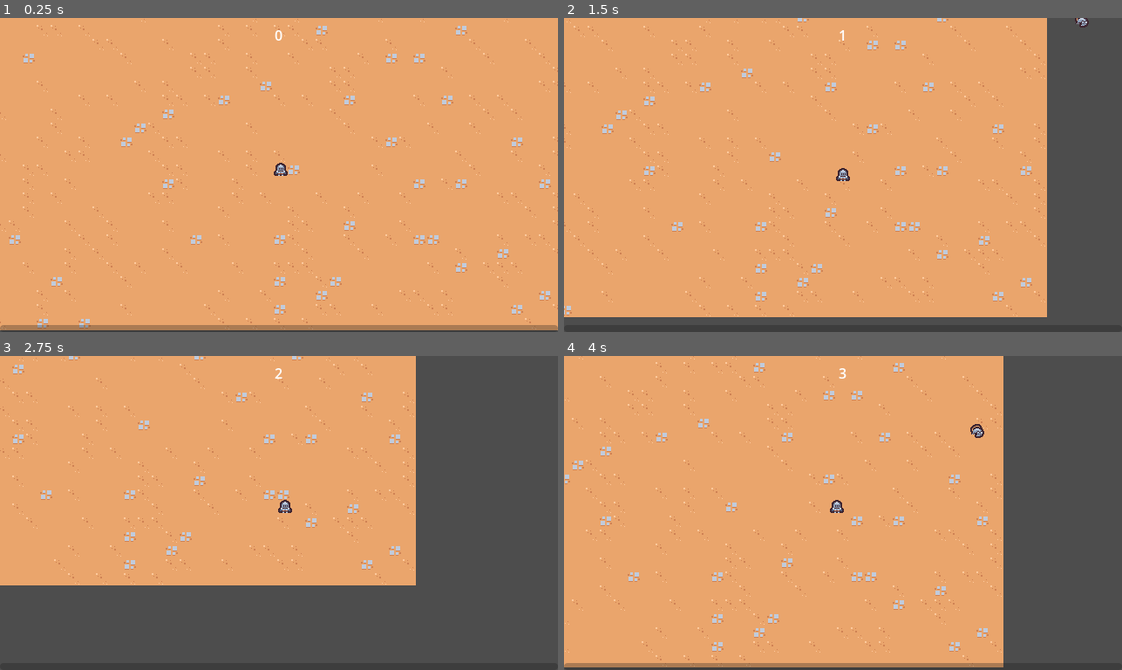
Above: before the commit, frames 1-4 (two rows, left to right).
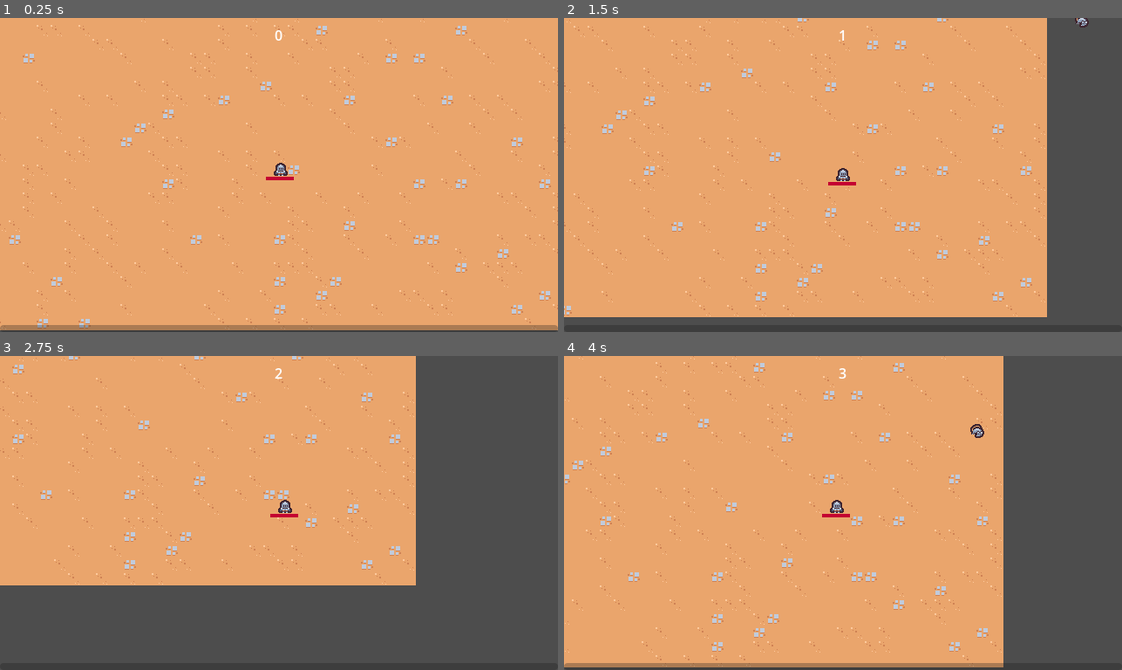
Above: after the commit, the same moments.

Repository: SugarF0x/2D-survivor-course
Game: Godot game, scene res://scenes/main/main.tscn
The game is run twice, just before and just after one commit, with the same random seed, the same clock (stepped at 60 frames per second) and the same inputs.
Inputs (mouse positions are in pixels of both pictures, inside the frame that each line leads up to):
- Up to frame 1 (0.25 s): no input
- Up to frame 2 (1.5 s): move the mouse to (965, 159) at 0.52 s; press the mouse at (965, 159) at 0.53 s; hold D (move_right) 0.53-1.28 s; move the mouse to (731, 190) at 1.27 s; release the mouse at (731, 190) at 1.28 s; hold S (move_down) from 1.28 s (still down); click (731, 190) at 1.35 s
- Up to frame 3 (2.75 s): move the mouse to (334, 443) at 2.02 s; release S (move_down) at 2.03 s; press the mouse at (334, 443) at 2.03 s; hold D (move_right) from 2.03 s (still down)
- Up to frame 4 (4 s): move the mouse to (815, 575) at 2.77 s; release D (move_right) at 2.78 s; release the mouse at (815, 575) at 2.78 s; hold W (move_up) 2.78-3.53 s; click (815, 575) at 2.85 s; move the mouse to (1010, 560) at 3.52 s; press the mouse at (1010, 560) at 3.53 s; hold A (move_left) from 3.53 s (still down)

The runs differ from the first frame. In frame 1, less than 0.1% of the frame differs, in the area x 47-53%, y 50-52%; in frame 2, less than 0.1%; in frame 3, less than 0.1%; in frame 4, less than 0.1%.

Commit message:
add player health bar

Diff:
--- a/scenes/component/health_component.gd
+++ b/scenes/component/health_component.gd
@@ -2,6 +2,7 @@
 class_name HealthComponent
 
 signal died
+signal health_changed(health: int)
 
 @export var max_health = 10
 var current_health
@@ -11,8 +12,17 @@
 	current_health = max_health
 
 
+func set_health(value: int):
+	current_health = clamp(value, 0, max_health)
+	health_changed.emit(current_health)
+
+
+func add_health(value: int):
+	set_health(current_health + value)
+
+
 func apply_damage(number: float):
-	current_health = max(current_health - number, 0)
+	add_health(-number)
 	Callable(check_death).call_deferred()
 
 
@@ -20,3 +30,8 @@
 	if current_health == 0:
 		died.emit()
 		owner.queue_free()
+
+
+func get_health_percent():
+	if max_health <= 0: return 0
+	return min(float(current_health) / max_health, 1)
--- a/scenes/game_object/player/player.gd
+++ b/scenes/game_object/player/player.gd
@@ -6,6 +6,7 @@
 @onready var collision_area = %CollisionArea2D as Area2D
 @onready var damage_interval_timer = %DamageIntervalTimer as Timer
 @onready var health_component = %HealthComponent as HealthComponent
+@onready var health_bar = %HealthBar as ProgressBar
 
 var colliding_body_number = 0
 
@@ -13,6 +14,9 @@
 	collision_area.body_entered.connect(on_body_entered)
 	collision_area.body_exited.connect(on_body_exited)
 	damage_interval_timer.timeout.connect(process_incoming_damage)
+	health_component.health_changed.connect(on_health_changed)
+
+	update_health_display()
 
 
 func _process(delta):
@@ -22,6 +26,10 @@
 	velocity = velocity.lerp(target_velocity, 1 - exp(-delta * ACCELERATION_SMOOTHING))
 
 	move_and_slide()
+
+
+func update_health_display():
+	health_bar.value = health_component.get_health_percent()
 
 
 func get_movement_vector():
@@ -45,3 +53,7 @@
 
 func on_body_exited(body: Node2D):
 	colliding_body_number -= 1
+
+
+func on_health_changed(health: int):
+	update_health_display()
--- a/scenes/game_object/player/player.tscn
+++ b/scenes/game_object/player/player.tscn
@@ -1,9 +1,15 @@
-[gd_scene load_steps=8 format=3 uid="uid://dctuvs2iige5u"]
+[gd_scene load_steps=10 format=3 uid="uid://dctuvs2iige5u"]
 
 [ext_resource type="Texture2D" uid="uid://bsouiyk8ngs1k" path="res://scenes/game_object/player/player.png" id="1_80v7p"]
 [ext_resource type="Script" path="res://scenes/game_object/player/player.gd" id="1_bcfxh"]
 [ext_resource type="PackedScene" uid="uid://qp1lj1qr5ys5" path="res://scenes/ability/sword_ability_controller/sword_ability_controller.tscn" id="2_flk71"]
 [ext_resource type="PackedScene" uid="uid://bn84306o0wkgh" path="res://scenes/component/health_component.tscn" id="2_wu42c"]
+
+[sub_resource type="StyleBoxFlat" id="StyleBoxFlat_p4gny"]
+bg_color = Color(0.329412, 0.329412, 0.329412, 0.501961)
+
+[sub_resource type="StyleBoxFlat" id="StyleBoxFlat_tgtab"]
+bg_color = Color(0.768627, 0, 0.192157, 1)
 
 [sub_resource type="CircleShape2D" id="CircleShape2D_be53i"]
 radius = 16.0
@@ -35,7 +41,22 @@
 texture = ExtResource("1_80v7p")
 offset = Vector2(2.08165e-12, -8)
 
+[node name="HealthBar" type="ProgressBar" parent="."]
+unique_name_in_owner = true
+custom_minimum_size = Vector2(32, 4)
+offset_left = -17.0
+offset_top = 1.0
+offset_right = 15.0
+offset_bottom = 5.0
+pivot_offset = Vector2(16, 2)
+theme_override_styles/background = SubResource("StyleBoxFlat_p4gny")
+theme_override_styles/fill = SubResource("StyleBoxFlat_tgtab")
+max_value = 1.0
+value = 0.5
+show_percentage = false
+
 [node name="PickupArea2D" type="Area2D" parent="."]
+visible = false
 collision_layer = 16
 collision_mask = 0
 
@@ -45,6 +66,7 @@
 
 [node name="CollisionArea2D" type="Area2D" parent="."]
 unique_name_in_owner = true
+visible = false
 collision_layer = 0
 collision_mask = 8
 
@@ -53,5 +75,6 @@
 shape = SubResource("CircleShape2D_fgxqo")
 
 [node name="CollisionShape2D" type="CollisionShape2D" parent="."]
+visible = false
 position = Vector2(2.08165e-12, -5)
 shape = SubResource("CircleShape2D_2n4us")
